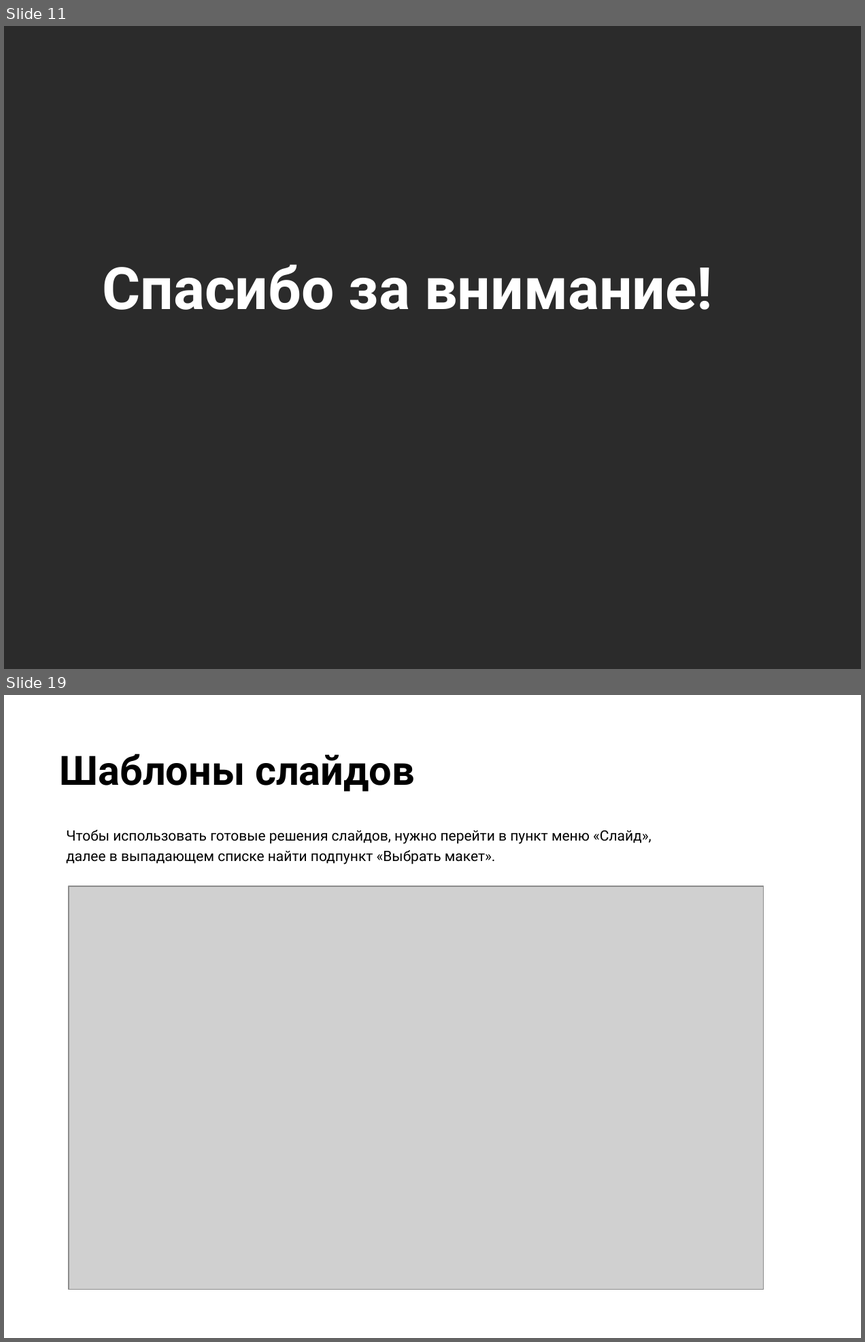
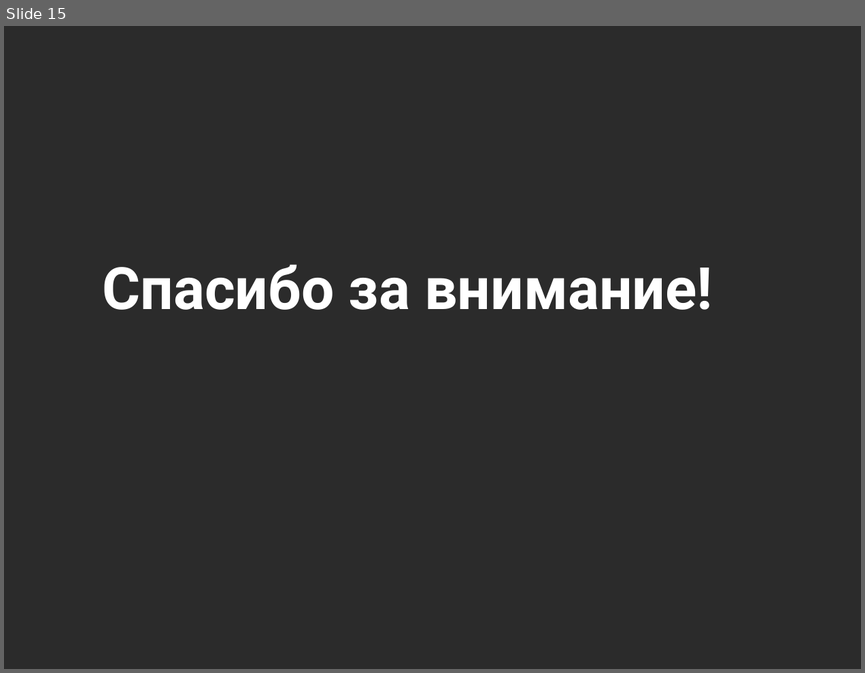
Before and after one commit to petryak-off/otus_dz, a slide deck: Проектная работа.pptx. Shown one above the other, each under a label of ours: slides 11 and 19 before the commit, slide 15 after it; the slides between them are not shown. The pictures are 865x1342 and 865x673 pixels, drawn with LibreOffice and Linux fonts; fonts in the diff are those of the drawing; grey boxes stand for pictures; background and template pictures are left out; a plain dark background stands for a picture behind light text. Boxes give left, top, right and bottom in pixels: in the first picture for what was removed or moved away, otherwise in the second. Text is boxed around its words. In the diff, an @@ line names an element or a change of style, - is before the commit and + after.

```diff
--- a/Проектная работа.pptx
+++ b/Проектная работа.pptx
@@ slide 19 removed at (4, 695, 861, 1338), background picture (left out) @@
@@ title removed at (60, 753, 415, 792) @@
-Шаблоны слайдов
@@ subtitle removed at (66, 830, 651, 864) @@
-Чтобы использовать готовые решения слайдов, нужно перейти в пункт меню «Слайд»,
-далее в выпадающем списке найти подпункт «Выбрать макет».
@@ picture removed at (68, 886, 763, 1289) @@
@@ what was slide 11 is now slide 15 @@
```
Also in this commit, not shown: 2 slides changed, 5 slides added, 8 other slides removed, 6 other files.
